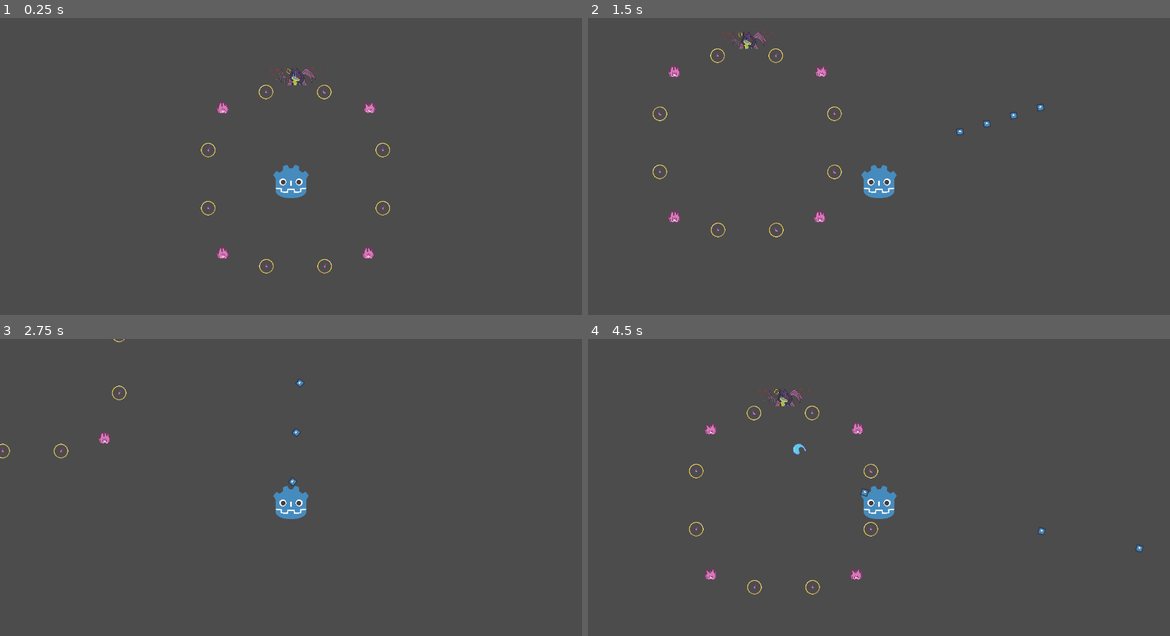
Above: before the commit, frames 1-4 (two rows, left to right).
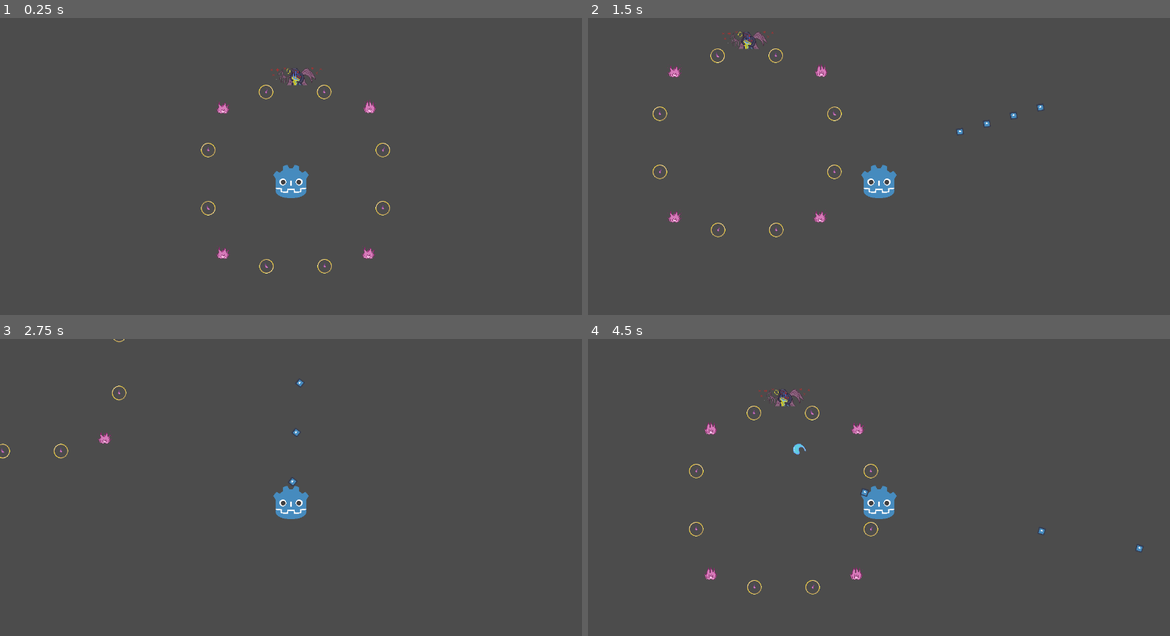
Above: after the commit, the same moments.

Repository: Enzodacabbie/United-We-Stand
Game: Godot game, scene res://Assets/Scenes/Testers/DonkyKong Tester.tscn
The game is run twice, just before and just after one commit, with the same random seed, the same clock (stepped at 60 frames per second) and the same inputs. This scene is started directly instead of the project's main scene. The engine's default icon, where the game draws it, is replaced by a stand-in: a white triangle on a blue panel in a dark square.
Inputs (mouse positions are in pixels of both pictures, inside the frame that each line leads up to):
- Up to frame 1 (0.25 s): no input
- Up to frame 2 (1.5 s): move the mouse to (1007, 166) at 0.52 s; press the mouse at (1007, 166) at 0.53 s; hold D (Right) 0.53-1.28 s; move the mouse to (762, 199) at 1.27 s; release the mouse at (762, 199) at 1.28 s; hold S (Down) from 1.28 s (still down); tap Space (Interact) at 1.35 s
- Up to frame 3 (2.75 s): click (174, 520) at 1.55 s; move the mouse to (349, 431) at 2.02 s; release S (Down) at 2.03 s; press the mouse at (349, 431) at 2.03 s; hold D (Right) from 2.03 s (still down)
- Up to frame 4 (4.5 s): move the mouse to (849, 567) at 2.77 s; release D (Right) at 2.78 s; release the mouse at (849, 567) at 2.78 s; hold W (Up) 2.78-3.53 s; click (849, 567) at 2.85 s; move the mouse to (1053, 552) at 3.52 s; press the mouse at (1053, 552) at 3.53 s; hold A (Left) from 3.53 s (still down); tap Space (Interact) at 3.6 s; move the mouse to (704, 454) at 4.27 s; release the mouse at (704, 454) at 4.28 s; click (704, 454) at 4.35 s

The runs differ from the first frame. In frame 1, 0.2% of the frame differs, in the area x 34-67%, y 16-87%; in frame 2, 0.2%; in frame 3, less than 0.1%; in frame 4, 0.3%, in the area x 17-50%, y 16-87%.

Commit message:
made a spawner

Diff:
--- a/United We Stand/Assets/Scenes/Enemy/DemonKing/DemonKing.tscn
+++ b/United We Stand/Assets/Scenes/Enemy/DemonKing/DemonKing.tscn
@@ -83,6 +83,7 @@
 
 [node name="Sprite" type="AnimatedSprite" parent="."]
 frames = SubResource( 5 )
+frame = 3
 playing = true
 
 [node name="Hitbox" type="CollisionShape2D" parent="."]
@@ -95,6 +96,7 @@
 [node name="Sprite" type="AnimatedSprite" parent="FlameSpawner1"]
 position = Vector2( 2.83167, -0.943878 )
 frames = SubResource( 9 )
+frame = 1
 playing = true
 
 [node name="FlameSpawner2" type="Position2D" parent="."]
@@ -102,7 +104,6 @@
 
 [node name="Sprite" type="AnimatedSprite" parent="FlameSpawner2"]
 frames = SubResource( 9 )
-frame = 1
 playing = true
 
 [node name="FlameSpawner3" type="Position2D" parent="."]
@@ -110,7 +111,6 @@
 
 [node name="Sprite" type="AnimatedSprite" parent="FlameSpawner3"]
 frames = SubResource( 9 )
-frame = 1
 playing = true
 
 [node name="FlameSpawner4" type="Position2D" parent="."]
@@ -118,7 +118,6 @@
 
 [node name="Sprite" type="AnimatedSprite" parent="FlameSpawner4"]
 frames = SubResource( 9 )
-frame = 1
 playing = true
 
 [node name="HaloSpawner1" type="Position2D" parent="."]
@@ -127,7 +126,7 @@
 [node name="Sprite" type="AnimatedSprite" parent="HaloSpawner1"]
 position = Vector2( -0.943909, -0.943878 )
 frames = SubResource( 13 )
-frame = 2
+frame = 1
 playing = true
 
 [node name="HaloSpawner2" type="Position2D" parent="."]
@@ -136,7 +135,6 @@
 [node name="Sprite" type="AnimatedSprite" parent="HaloSpawner2"]
 position = Vector2( 0, -0.943878 )
 frames = SubResource( 13 )
-frame = 1
 playing = true
 
 [node name="HaloSpawner3" type="Position2D" parent="."]
@@ -145,6 +143,7 @@
 [node name="Sprite" type="AnimatedSprite" parent="HaloSpawner3"]
 position = Vector2( 0, -0.943878 )
 frames = SubResource( 13 )
+frame = 3
 playing = true
 
 [node name="HaloSpawner4" type="Position2D" parent="."]
@@ -153,6 +152,7 @@
 [node name="Sprite" type="AnimatedSprite" parent="HaloSpawner4"]
 position = Vector2( 0, -0.943878 )
 frames = SubResource( 13 )
+frame = 3
 playing = true
 
 [node name="HaloSpawner5" type="Position2D" parent="."]
@@ -161,7 +161,6 @@
 [node name="Sprite" type="AnimatedSprite" parent="HaloSpawner5"]
 position = Vector2( -0.943909, -0.943878 )
 frames = SubResource( 13 )
-frame = 1
 playing = true
 
 [node name="HaloSpawner6" type="Position2D" parent="."]
@@ -170,6 +169,7 @@
 [node name="Sprite" type="AnimatedSprite" parent="HaloSpawner6"]
 position = Vector2( 0, -0.943878 )
 frames = SubResource( 13 )
+frame = 3
 playing = true
 
 [node name="HaloSpawner7" type="Position2D" parent="."]
@@ -178,7 +178,7 @@
 [node name="Sprite" type="AnimatedSprite" parent="HaloSpawner7"]
 position = Vector2( 0, -0.943878 )
 frames = SubResource( 13 )
-frame = 3
+frame = 2
 playing = true
 
 [node name="HaloSpawner8" type="Position2D" parent="."]
@@ -187,7 +187,7 @@
 [node name="Sprite" type="AnimatedSprite" parent="HaloSpawner8"]
 position = Vector2( 0, -0.943878 )
 frames = SubResource( 13 )
-frame = 3
+frame = 2
 playing = true
 
 [node name="Target1" type="Position2D" parent="."]
--- /dev/null
+++ b/United We Stand/Assets/Scenes/Enemy/Spawner/Spawner.gd
@@ -0,0 +1,48 @@
+extends Area2D
+
+
+# Declare member variables here. Examples:
+export (PackedScene) var enemyType
+export var maxEnemies = 5
+var currentEnemies = 0
+
+var maxDistance
+
+var random = RandomNumberGenerator.new()
+
+# Called when the node enters the scene tree for the first time.
+func _ready():
+	maxDistance = $SpawnArea.shape.radius
+
+
+# Called every frame. 'delta' is the elapsed time since the previous frame.
+#func _process(delta):
+#	pass
+
+func _spawnEnemy():
+	var spawnPos = position
+	var distanceFromCenter:Vector2 = Vector2(0, maxDistance + 25)
+	while distanceFromCenter.length_squared() > maxDistance * maxDistance:
+		distanceFromCenter = Vector2(random.randi_range(0,maxDistance),random.randi_range(0,maxDistance))
+	spawnPos = spawnPos + distanceFromCenter
+
+	var newEnemy = enemyType.instance()
+	newEnemy.position = spawnPos
+	get_parent().add_child(newEnemy)
+
+func _on_SpawnTimer_timeout():
+	if currentEnemies < maxEnemies:
+		_spawnEnemy()
+	var newCooldown = random.randi_range(10,30)
+	$SpawnTimer.wait_time = newCooldown
+	$SpawnTimer.start()
+
+
+func _on_Spawner_body_entered(body):
+	if body.is_in_group("enemies"):
+		currentEnemies = currentEnemies + 1
+
+
+func _on_Spawner_body_exited(body):
+	if body.is_in_group("enemies"):
+		currentEnemies = currentEnemies - 1
--- /dev/null
+++ b/United We Stand/Assets/Scenes/Enemy/Spawner/Spawner.tscn
@@ -0,0 +1,20 @@
+[gd_scene load_steps=3 format=2]
+
+[ext_resource path="res://Assets/Scenes/Enemy/Spawner/Spawner.gd" type="Script" id=1]
+
+[sub_resource type="CircleShape2D" id=1]
+radius = 640.0
+
+[node name="Spawner" type="Area2D"]
+script = ExtResource( 1 )
+
+[node name="SpawnArea" type="CollisionShape2D" parent="."]
+shape = SubResource( 1 )
+
+[node name="SpawnTimer" type="Timer" parent="."]
+one_shot = true
+autostart = true
+
+[connection signal="body_entered" from="." to="." method="_on_Spawner_body_entered"]
+[connection signal="body_exited" from="." to="." method="_on_Spawner_body_exited"]
+[connection signal="timeout" from="SpawnTimer" to="." method="_on_SpawnTimer_timeout"]
--- /dev/null
+++ b/United We Stand/Assets/Scenes/Testers/SpawnerTester.tscn
@@ -0,0 +1,10 @@
+[gd_scene load_steps=3 format=2]
+
+[ext_resource path="res://Assets/Scenes/Enemy/Spawner/Spawner.tscn" type="PackedScene" id=1]
+[ext_resource path="res://Assets/Scenes/Enemy/ShooterEnemy/ArcherEnemy/ArcherEnemy.tscn" type="PackedScene" id=2]
+
+[node name="Node2D" type="Node2D"]
+
+[node name="Spawner" parent="." instance=ExtResource( 1 )]
+position = Vector2( 644.882, 359.21 )
+enemyType = ExtResource( 2 )
